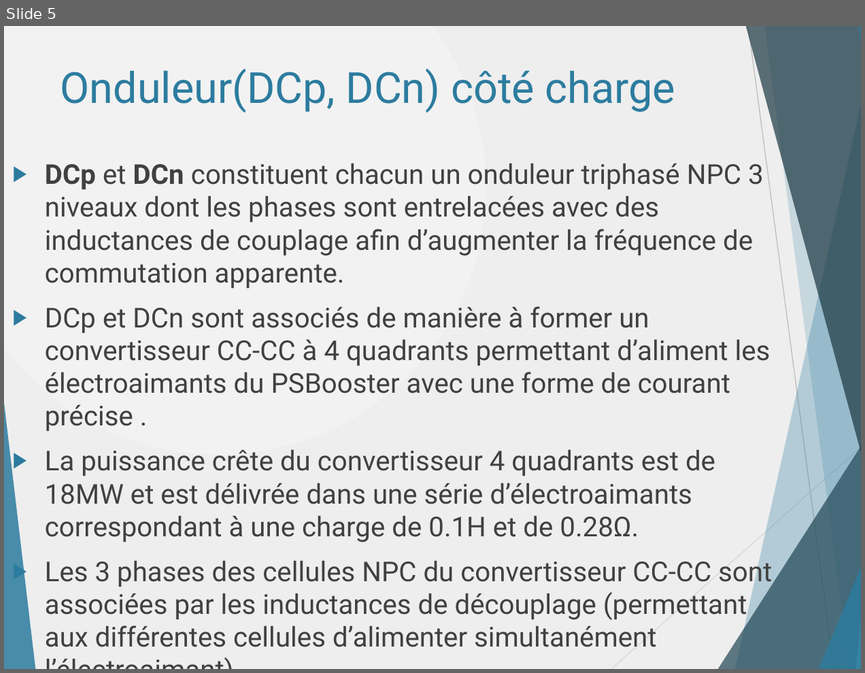
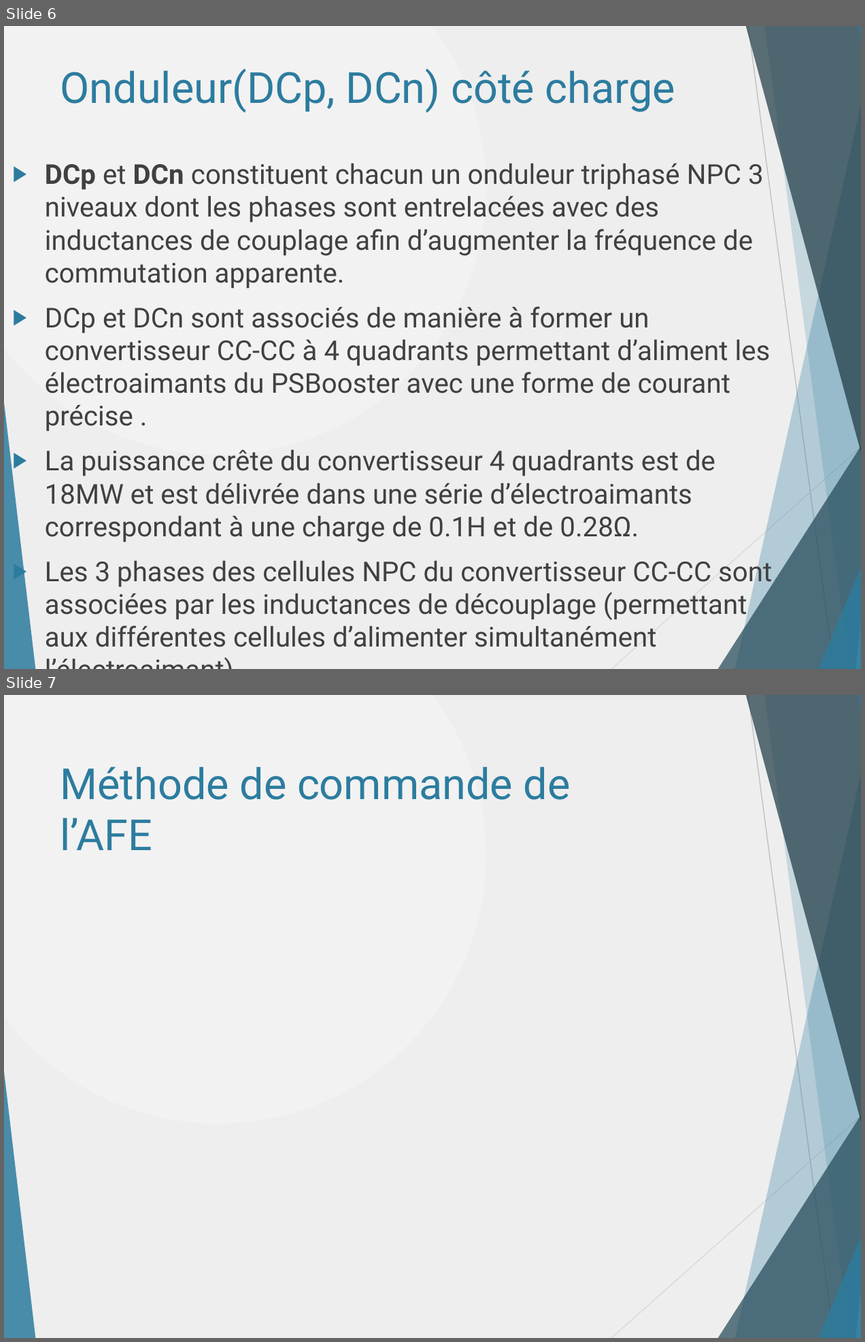
Before and after one commit to danthib76/DesignIV, a slide deck: Remise/Remise 2/Presentation_Remise_2.pptx. Shown one above the other, each under a label of ours: slide 5 before the commit, slides 6 and 7 after it. The pictures are 865x673 and 865x1342 pixels, drawn with LibreOffice and Linux fonts; fonts in the diff are those of the drawing. Boxes give left, top, right and bottom in pixels: in the first picture for what was removed or moved away, otherwise in the second. Text is boxed around its words. In the diff, an @@ line names an element or a change of style, - is before the commit and + after.

```diff
--- a/Remise/Remise 2/Presentation_Remise_2.pptx
+++ b/Remise/Remise 2/Presentation_Remise_2.pptx
@@ slide 7 added at box(4, 695, 861, 1338), background gradient #F2F2F2 to #EEEEEE; not listed: 10 template elements that a slide beside it also shows @@
@@ title added at box(60, 766, 570, 850), 36 pt, text #2C7C9F @@
+Méthode de commande de l’AFE
@@ what was slide 5 is now slide 6 @@
```
Also in this commit, not shown: 10 slides changed, 15 other slides added, 5 slides removed.
